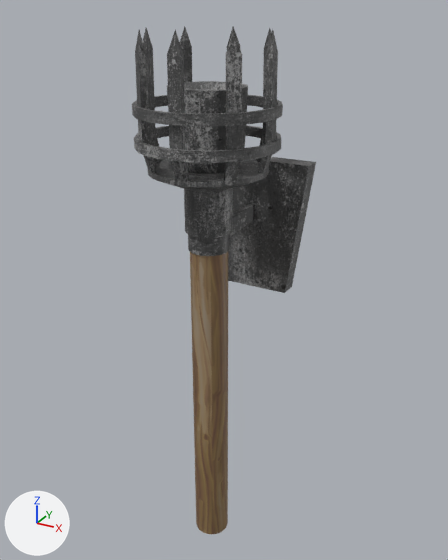
The FBX model Egress/Assets/Models/wallTorch.fbx as it was, and as the next commit left it.
The view is the same before and after, from a 50 mm lens placed at (0.384, -0.816, 0.394), pointed at (-0.005, -0.107, 0.039). The lights are fixed; the arrows at lower left show +X, +Y and +Z. Where no turn or scale is listed for an object, it has been applied to the vertices.

In view in the first picture: 'Metal', 'WoodenStick', 'wallMount'.
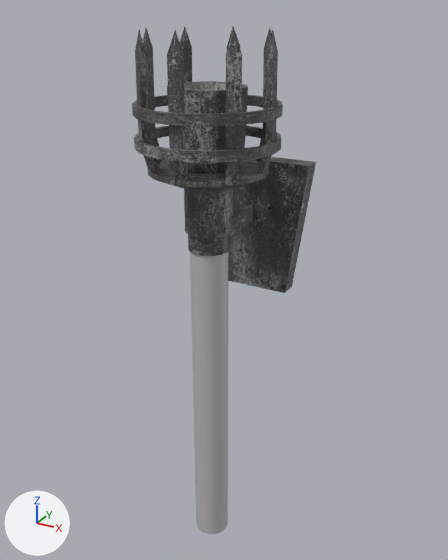
The newer file is also rescaled (x1.5) as a whole; pictures and numbers use the older file's frame.

Diff of the bpy script that builds the scene:
```diff
--- a/Egress/Assets/Models/wallTorch.fbx.py
+++ b/Egress/Assets/Models/wallTorch.fbx.py
@@ mat_default_material @@
+mat_default_material = principled_material('Default_Material')
+mat_default_material.base_color = (0.5, 0.5, 0.5)  # grey #bcbcbc
@@ me_mesh_002 @@
 me_mesh_002.from_pydata(...)  # 97 vertices, 96 faces; spans x -0.025..0.025, y -0.025..0.025, z 0.006..0.507
-me_mesh_002.materials.append(mat_torch_1)  # picture img_torch_1_png
+me_mesh_002.materials.append(mat_default_material)  # grey #bcbcbc
```

Boxes (x1, y1, x2, y2) around the edits, measured in the pictures (448 x 560 px):
'WoodenStick', recoloured (brown to grey): (190, 252, 228, 534) in both
